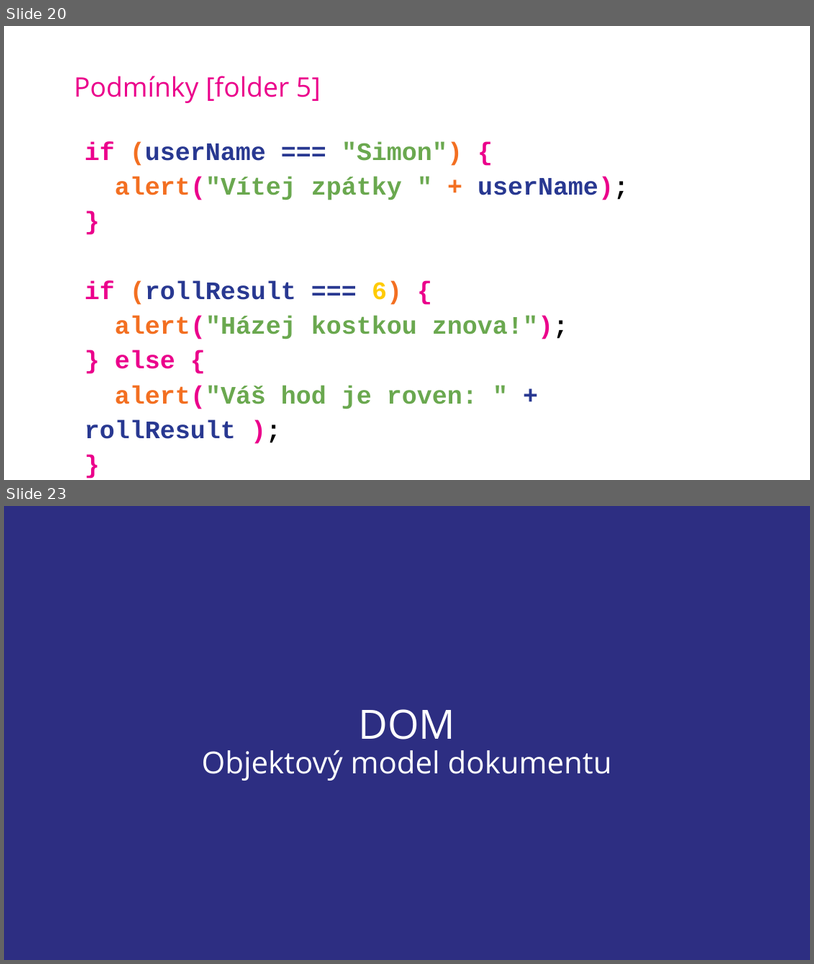
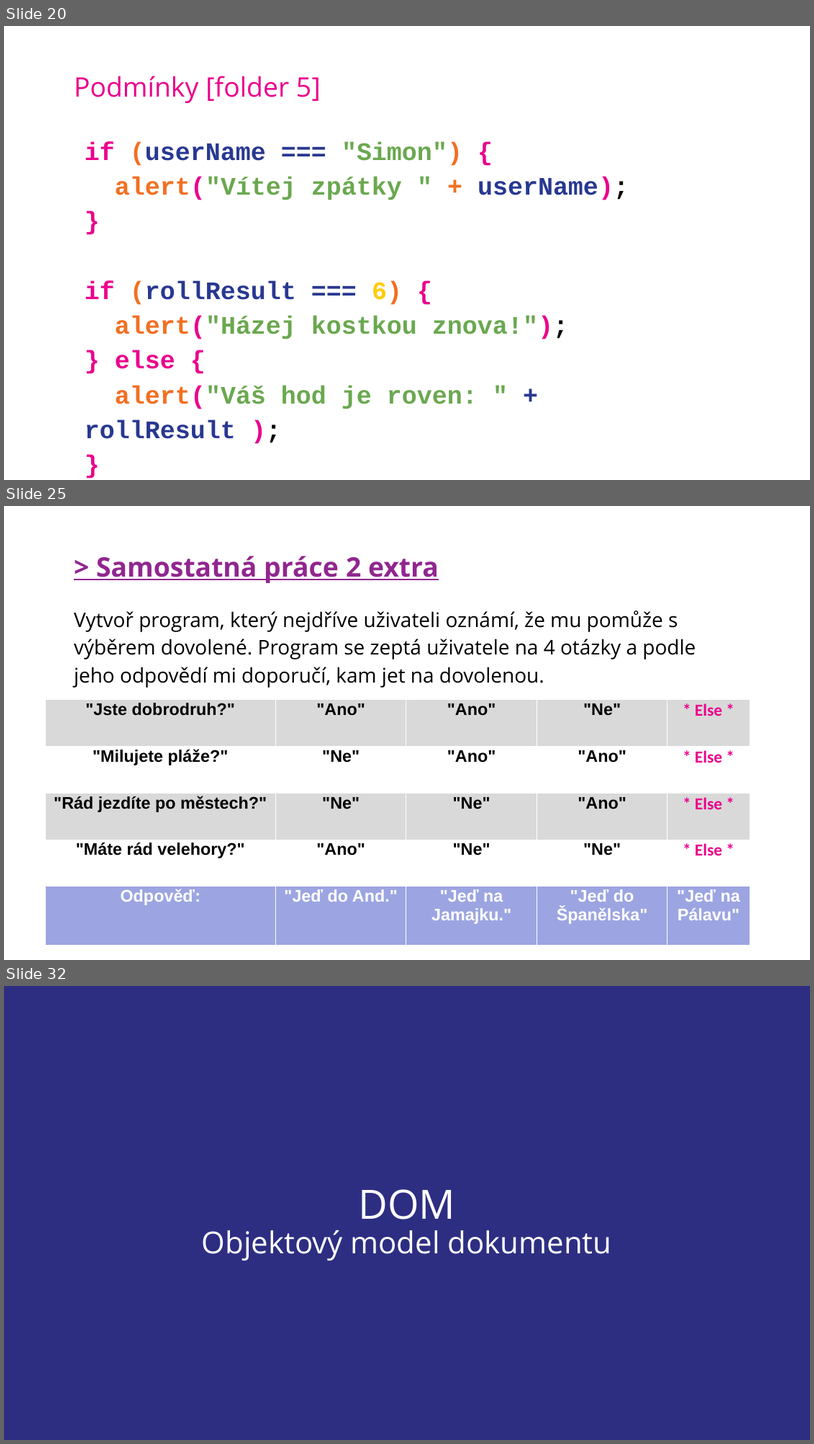
Before and after one commit to SimonB87/LetniSkola2020JS, a slide deck: JS-SB-LetnIskola2020.pptx. Shown one above the other, each under a label of ours: slides 20 and 23 before the commit, slides 20, 25 and 32 after it; the slides between them are not shown. The pictures are 814x964 and 814x1444 pixels, drawn with LibreOffice and Linux fonts; fonts in the diff are those of the drawing; background and template pictures are left out. Boxes give left, top, right and bottom in pixels: in the first picture for what was removed or moved away, otherwise in the second. Text is boxed around its words. In the diff, an @@ line names an element or a change of style, - is before the commit and + after.

```diff
--- a/JS-SB-LetnIskola2020.pptx
+++ b/JS-SB-LetnIskola2020.pptx
@@ slide 25 added at [4,506,810,960], background picture (left out) @@
@@ title added at [96,556,439,583], 32 pt, text #91268F, bold, underline @@
+> Samostatná práce 2 extra
@@ text added at [74,610,696,687], 24 pt, text #000000 @@
+Vytvoř program, který nejdříve uživateli oznámí, že mu pomůže s výběrem dovolené. Program se zeptá uživatele na 4 otázky a podle jeho odpovědí mi doporučí, kam jet na dovolenou.
@@ table added at [45,700,750,947], 5 rows, 5 columns @@
+"Jste dobrodruh?" | "Ano" | "Ano" | "Ne" | * Else *
+"Milujete pláže?" | "Ne" | "Ano" | "Ano" | * Else *
+"Rád jezdíte po městech?" | "Ne" | "Ne" | "Ano" | * Else *
+"Máte rád velehory?" | "Ano" | "Ne" | "Ne" | * Else *
+Odpověď: | "Jeď do And." | "Jeď na Jamajku." | "Jeď do Španělska" | "Jeď na Pálavu"
@@ what was slide 23 is now slide 32 @@
```
Also in this commit, not shown: 3 slides changed, 8 other slides added.
